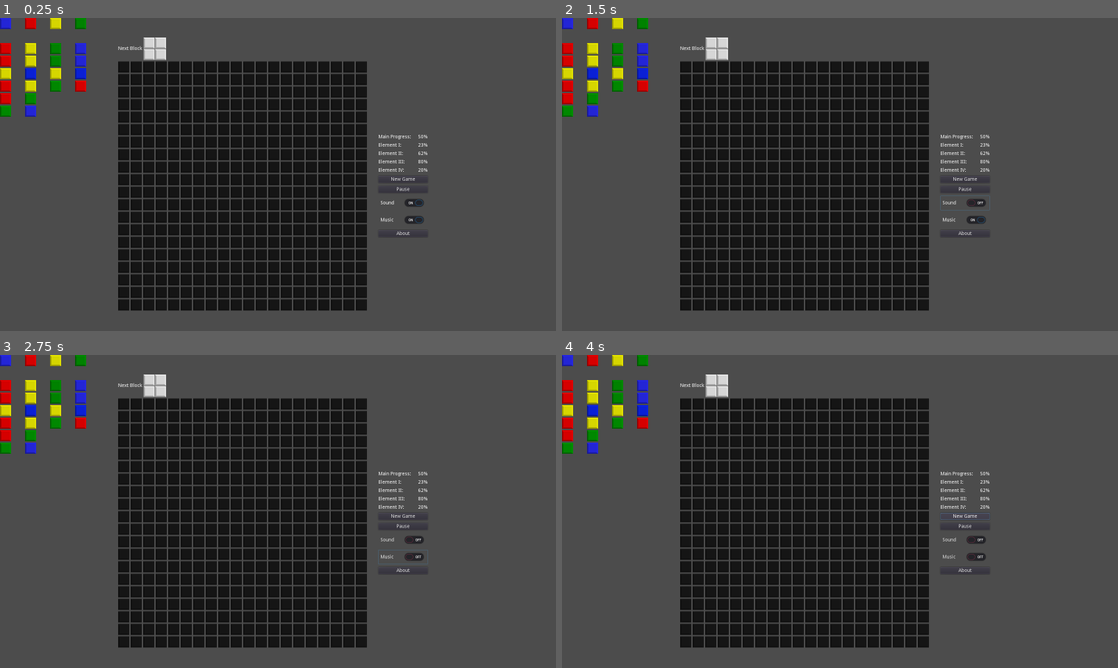
Above: before the commit, frames 1-4 (two rows, left to right).
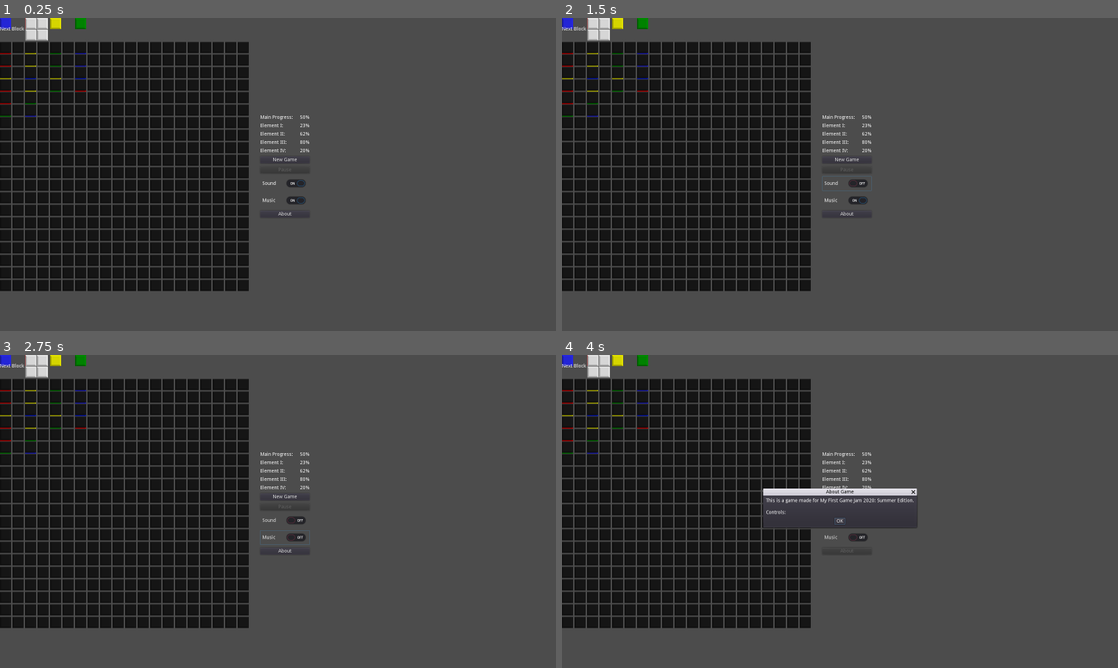
Above: after the commit, the same moments.

Repository: alexfrankcodes/alchemy-tetris
Game: Godot game, scene res://Main.tscn
Same seed, same stepped clock (60 frames per second), same inputs: the game is played once before the commit and once after it. Before the commit the project starts from res://GUI.tscn.
Inputs (mouse positions are in pixels of both pictures, inside the frame that each line leads up to):
- Up to frame 1 (0.25 s): no input
- Up to frame 2 (1.5 s): click (962, 190) at 0.5 s, where only the run before the commit has a clickable "Pause"; click "Sound" at 1.25 s
- Up to frame 3 (2.75 s): click "Music" at 2 s
- Up to frame 4 (4 s): click "About" at 2.75 s; click "New Game" at 3.5 s

The runs differ from the first frame. In frame 1, 39% of the frame differs, in the area x 0-77%, y 0-94%; in frame 2, 39%; in frame 3, 39%; in frame 4, 39%.

Commit message:
Added basic state logic

Diff:
--- a/GUI.gd
+++ b/GUI.gd
@@ -4,6 +4,8 @@
 
 var grid
 var next
+var music setget _music_set, _music_get
+var sound setget _sound_set, _sound_get
 
 signal button_pressed(button_name)
 
@@ -48,12 +50,25 @@
 func set_button_states(playing):
 	set_button_state("NewGame", playing)
 	set_button_state("About", playing)
-	set_button_state("Pause", !playing)
+	set_button_state("PauseToggle", !playing)
+
+
+func _music_set(value):
+	find_node("Music").set_pressed(value)
+
+func _music_get():
+	return find_node("MusicToggle").is_pressed()
+
+func _sound_set(value):
+	find_node("Sound").set_pressed(value)
+
+func _sound_get():
+	return find_node("SoundToggle").is_pressed()
 
 
 # TODO: Handle button presses
 func _on_NewGame_button_down():
-	emit_signal("button_pressed", "New Game")
+	emit_signal("button_pressed", "NewGame")
 
 func _on_PauseToggle_button_down():
 	emit_signal("button_pressed", "Pause")
@@ -66,6 +81,7 @@
 	emit_signal("button_pressed", "Sound")
 
 func _on_MusicToggle_pressed():
+	music = true
 	emit_signal("button_pressed", "Music")
 
 
--- /dev/null
+++ b/Main.gd
@@ -0,0 +1,62 @@
+extends Node2D
+
+enum { STOPPED, PLAYING, PAUSED, STOP, PLAY, PAUSE }
+
+const DISABLED = true
+const ENABLED = false
+
+var gui
+var state = STOPPED
+var music_position = 0.0
+
+func _ready():
+	gui = $GUI
+	gui.connect("button_pressed", self, "_button_pressed")
+	gui.set_button_states(ENABLED)
+
+func _button_pressed(button_name):
+	match button_name:
+		"NewGame":
+			gui.set_button_states(DISABLED)
+			_start_game()
+
+		"Pause":
+			if state == PLAYING:
+				gui.set_button_text("PauseToggle", "Resume")
+				state = PAUSED
+				_music(PAUSE)
+			else:
+				gui.set_button_text("PauseToggle", "Pause")
+				state = PLAYING
+				_music(PLAY)
+
+		"Sound":
+			print("Changed sound setting")
+
+		"Music":
+			if state == PLAYING:
+				if gui.music:
+					_music(PLAY)
+				else:
+					_music(STOP)
+
+		"About":
+			gui.set_button_state("About", DISABLED)
+
+
+func _start_game():
+	print('Game Playing')
+	state = PLAYING
+	music_position = 0.0
+	_music(PLAY)
+
+
+
+func _music(action):
+	if gui.music and action == PLAY:
+		$MusicPlayer.play(music_position)
+		print("Music started")
+	else:
+		music_position = $MusicPlayer.get_playback_position()
+		$MusicPlayer.stop()
+		print("Music stopped")
--- /dev/null
+++ b/Main.tscn
@@ -0,0 +1,11 @@
+[gd_scene load_steps=3 format=2]
+
+[ext_resource path="res://Main.gd" type="Script" id=1]
+[ext_resource path="res://GUI.tscn" type="PackedScene" id=2]
+
+[node name="Main" type="Node2D"]
+script = ExtResource( 1 )
+
+[node name="MusicPlayer" type="AudioStreamPlayer" parent="."]
+
+[node name="GUI" parent="." instance=ExtResource( 2 )]
--- a/project.godot
+++ b/project.godot
@@ -21,7 +21,7 @@
 [application]
 
 config/name="AlchemyTetris"
-run/main_scene="res://GUI.tscn"
+run/main_scene="res://Main.tscn"
 config/icon="res://icon.png"
 
 [autoload]
